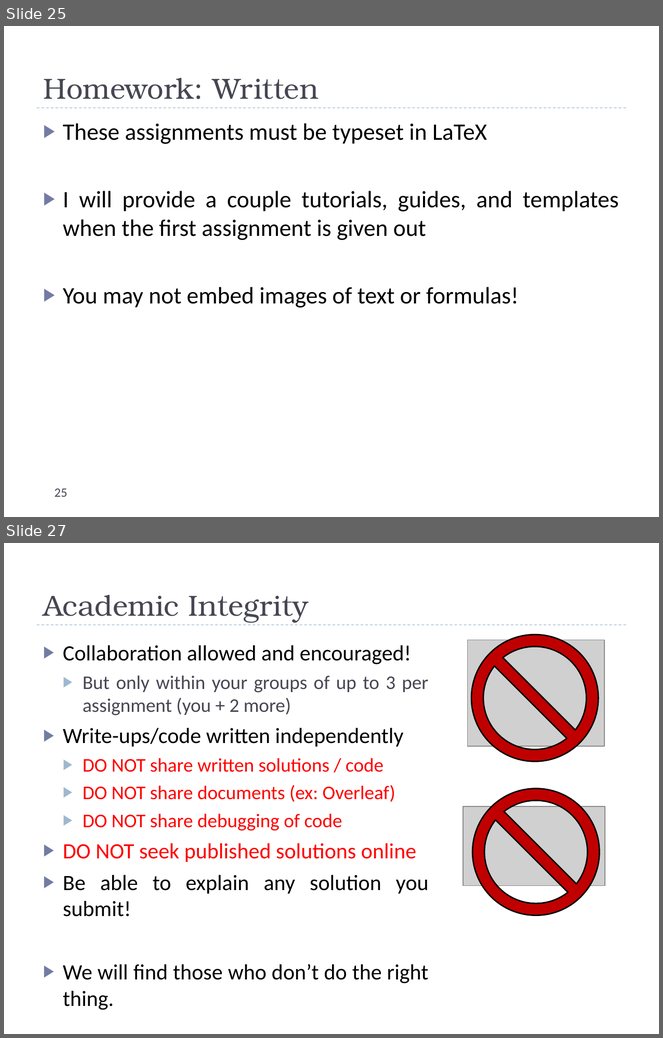
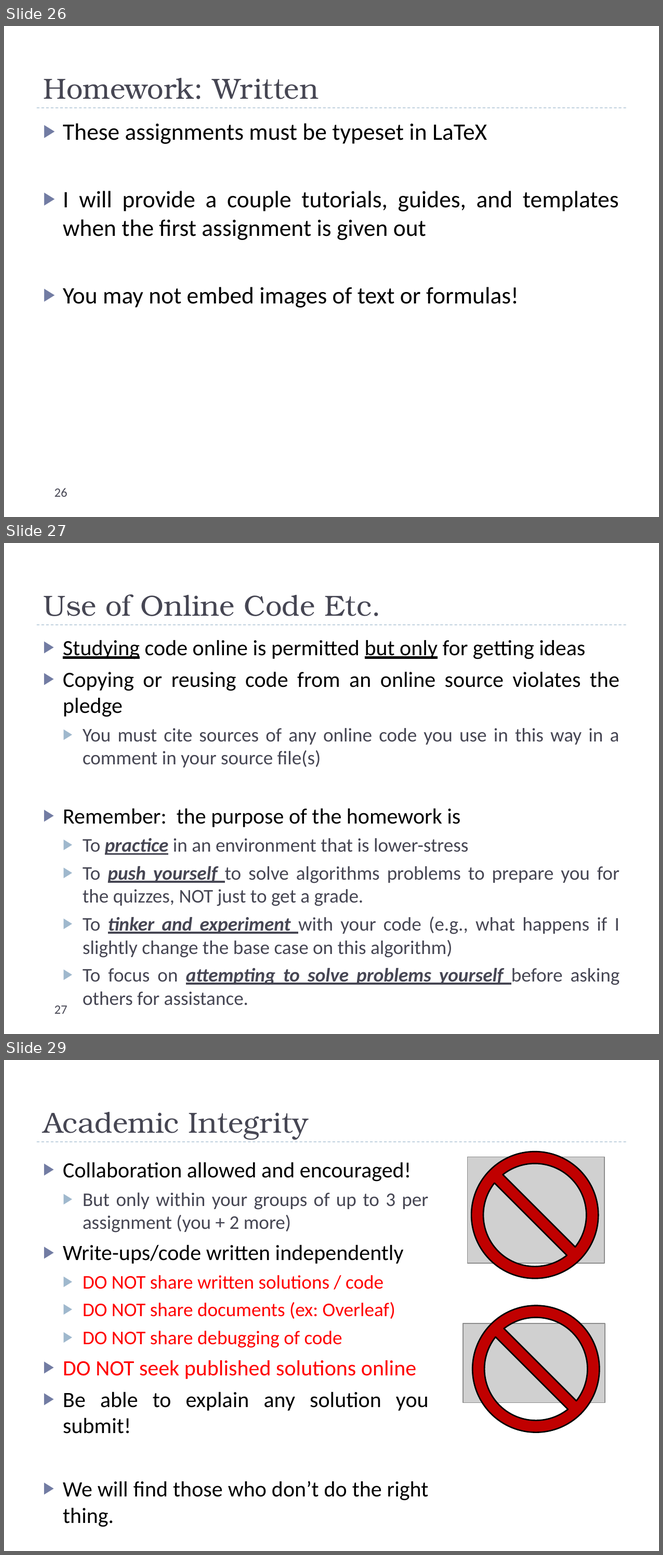
Before and after one commit to uva-cs/cs4102-f21, a slide deck: slides/courseintroduction.pptx. Shown one above the other, each under a label of ours: slides 25 and 27 before the commit, slides 26, 27 and 29 after it; the slides between them are not shown. The pictures are 663x1038 and 663x1555 pixels, drawn with LibreOffice and Linux fonts; fonts in the diff are those of the drawing; grey boxes stand for pictures. Boxes give left, top, right and bottom in pixels: in the first picture for what was removed or moved away, otherwise in the second. Text is boxed around its words. In the diff, an @@ line names an element or a change of style, - is before the commit and + after.

```diff
--- a/slides/courseintroduction.pptx
+++ b/slides/courseintroduction.pptx
@@ slide 27 added at box(4, 543, 659, 1034), background #FFFFFF; not listed: 1 template element that a slide beside it also shows @@
@@ title added at box(43, 594, 381, 616), 32 pt, text #464653 @@
+Use of Online Code Etc.
@@ text added at box(63, 640, 620, 986), 21.3 pt, text #464653 @@
+▶ Studying code online is permitted but only for getting ideas
+▶ Copying or reusing code from an online source violates the pledge
+  ▶ You must cite sources of any online code you use in this way in a comment in your source file(s)
+▶ Remember: the purpose of the homework is
+  ▶ To practice in an environment that is lower-stress
+  ▶ To push yourself to solve algorithms problems to prepare you for the quizzes, NOT just to get a grade.
+  ▶ To tinker and experiment with your code (e.g., what happens if I slightly change the base case on this algorithm)
+  ▶ To focus on attempting to solve problems yourself before asking others for assistance.
@@ page number added at box(54, 1006, 67, 1014), 14 pt, text #464653 @@
+27
@@ what was slide 25 is now slide 26 @@
@@ page number at box(54, 488, 67, 497): text changed @@
-25
+26
@@ what was slide 27 is now slide 29 @@
```
Also in this commit, not shown: 10 slides changed, 1 other slide added, 3 other files.
